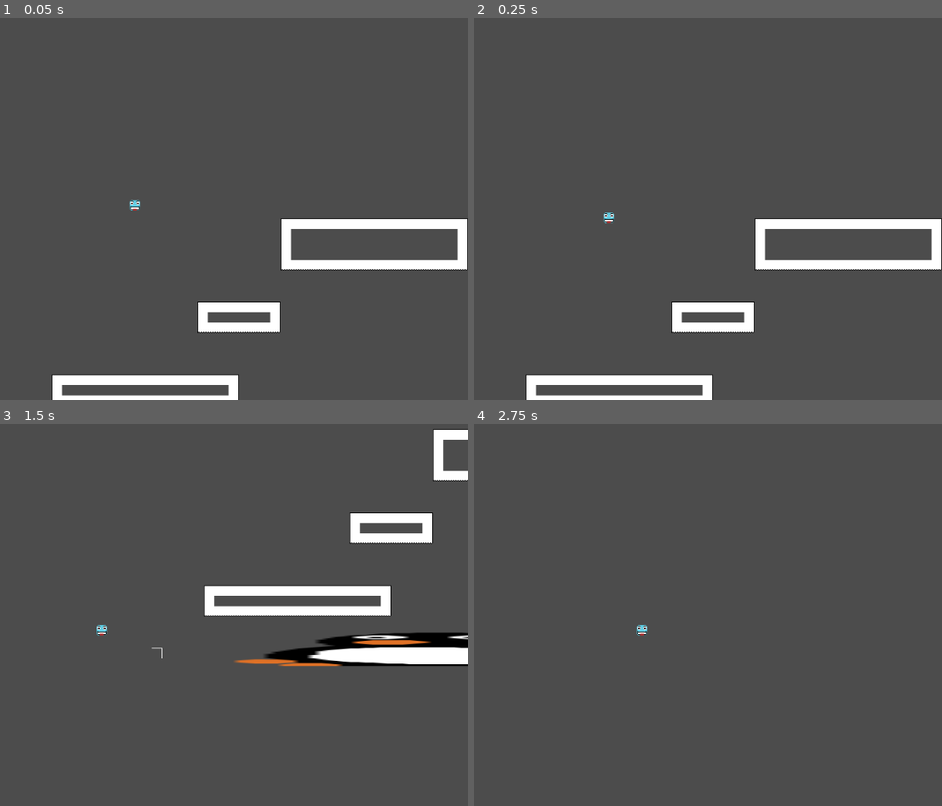
Above: before the commit, frames 1-4 (two rows, left to right).
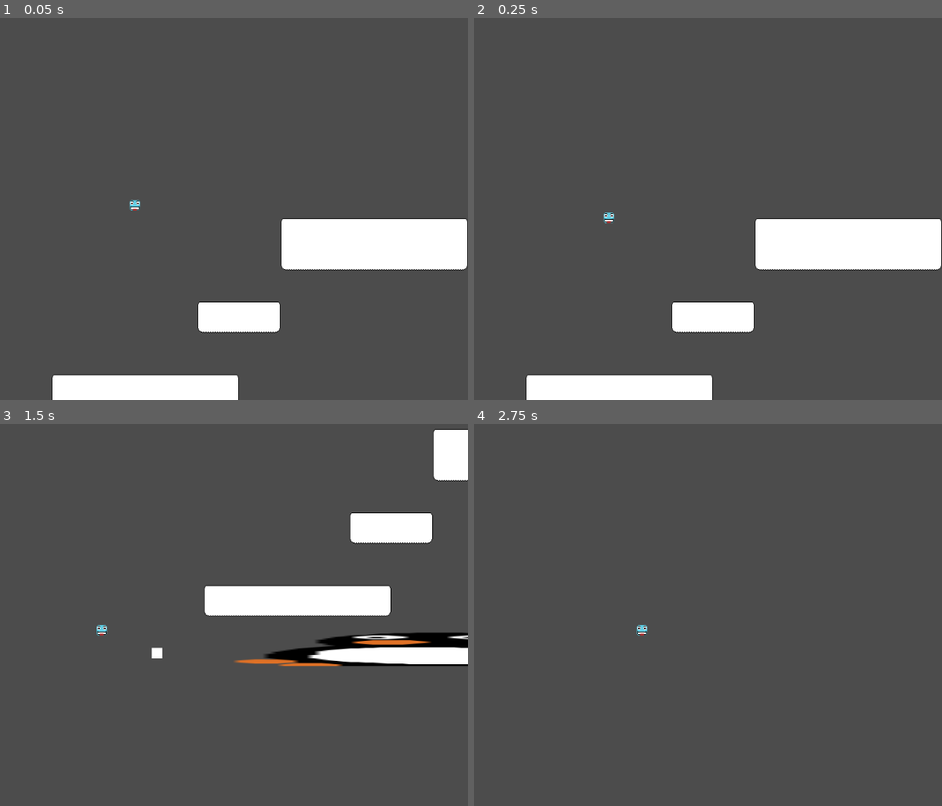
Above: after the commit, the same moments.

Repository: gagnonsilas/GMTK-2022
Game: Godot game, scene res://scene.tscn
Same seed, same stepped clock (60 frames per second), same inputs: the game is played once before the commit and once after it.
Inputs:
- Up to frame 1 (0.05 s): no input
- Up to frame 2 (0.25 s): no input
- Up to frame 3 (1.5 s): hold A (right) from 0.53 s (still down); tap W (up) at 0.77 s
- Up to frame 4 (2.75 s): tap W (up) at 1.52 s; release A (right) at 2.03 s; hold D (left) from 2.03 s (still down)

The runs differ from the first frame. In frame 1, 4.4% of the frame differs, in the area x 11-100%, y 52-99%; in frame 2, 4.4%; in frame 3, 1.9%; in frame 4, nothing differs.

Commit message:
Make the example tileset better.

Diff:
--- a/assets/textures/tilesets/example_tileset.tres
+++ b/assets/textures/tilesets/example_tileset.tres
@@ -60,6 +60,15 @@
 points = PoolVector2Array( 16, 16, 0, 16, 0, 0, 16, 0 )
 
 [sub_resource type="ConvexPolygonShape2D" id=20]
+points = PoolVector2Array( 16, 16, 0, 16, 0, 0, 16, 0 )
+
+[sub_resource type="ConvexPolygonShape2D" id=21]
+points = PoolVector2Array( 16, 16, 0, 16, 0, 0, 16, 0 )
+
+[sub_resource type="ConvexPolygonShape2D" id=22]
+points = PoolVector2Array( 16, 16, 0, 16, 0, 0, 16, 0 )
+
+[sub_resource type="ConvexPolygonShape2D" id=23]
 points = PoolVector2Array( 16, 16, 0, 16, 0, 0, 16, 0 )
 
 [resource]
@@ -205,5 +214,23 @@
 "one_way_margin": 1.0,
 "shape": SubResource( 20 ),
 "shape_transform": Transform2D( 1, 0, 0, 1, 0, 0 )
+}, {
+"autotile_coord": Vector2( 3, 1 ),
+"one_way": false,
+"one_way_margin": 1.0,
+"shape": SubResource( 21 ),
+"shape_transform": Transform2D( 1, 0, 0, 1, 0, 0 )
+}, {
+"autotile_coord": Vector2( 3, 2 ),
+"one_way": false,
+"one_way_margin": 1.0,
+"shape": SubResource( 22 ),
+"shape_transform": Transform2D( 1, 0, 0, 1, 0, 0 )
+}, {
+"autotile_coord": Vector2( 3, 3 ),
+"one_way": false,
+"one_way_margin": 1.0,
+"shape": SubResource( 23 ),
+"shape_transform": Transform2D( 1, 0, 0, 1, 0, 0 )
 } ]
 0/z_index = 0
Binary file changed: assets/textures/tilesets/example.png
Not shown: 1 places in assets/textures/tilesets/example_tileset.tres that only renumber resources
Not shown, changed: README.md
